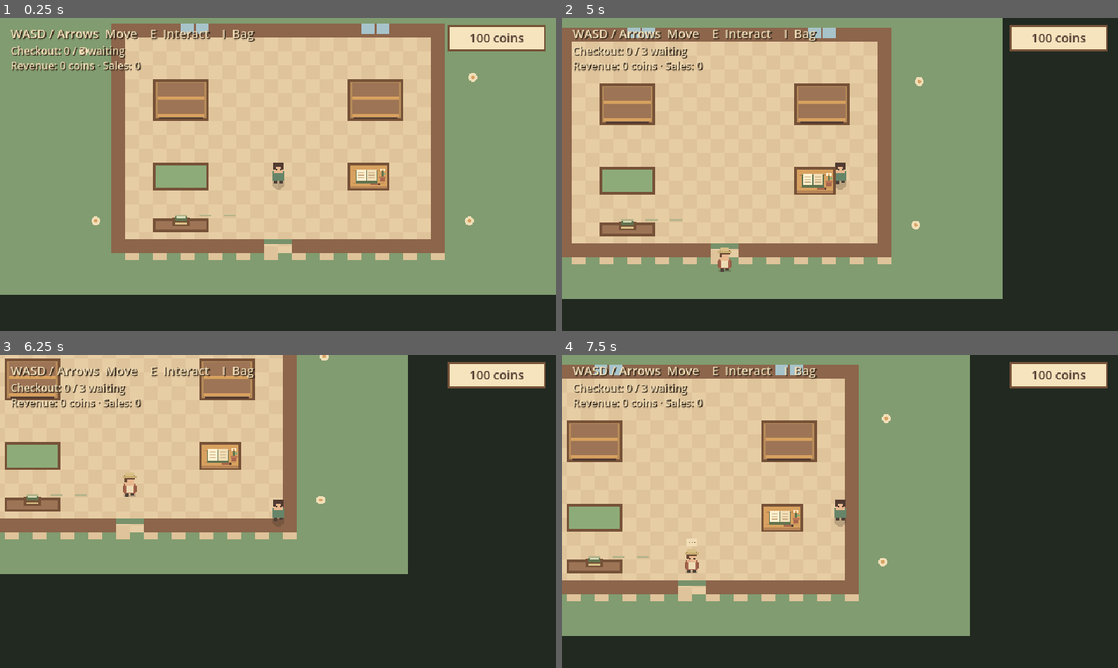
Above: before the commit, frames 1-4 (two rows, left to right).
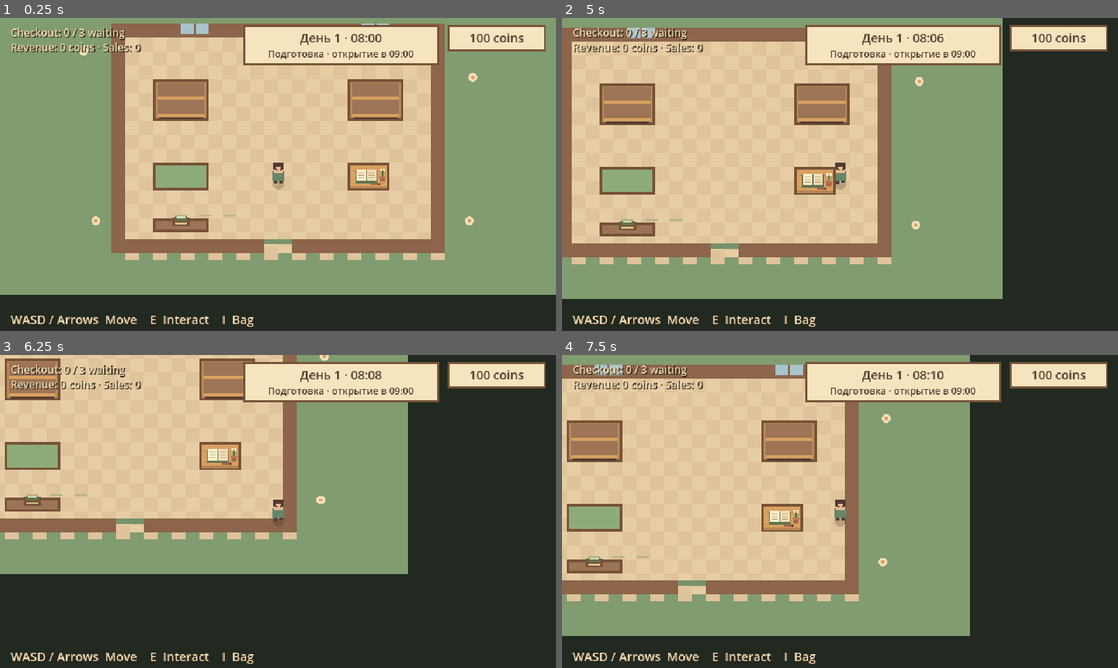
Above: after the commit, the same moments.

Repository: ksnarchive/little-village-shop
Game: Godot game, scene res://scenes/main.tscn
Same seed, same stepped clock (60 frames per second), same inputs: the game is played once before the commit and once after it.
Inputs (mouse positions are in pixels of both pictures, inside the frame that each line leads up to):
- Up to frame 1 (0.25 s): no input
- Up to frame 2 (5 s): tap Enter at 0.5 s; move the mouse to (962, 158) at 0.52 s; hold Right (ui_right) 0.53-1.28 s; hold E (interact) 0.53-1.28 s; click (962, 158) at 0.67 s; move the mouse to (728, 190) at 1.27 s; hold Down (ui_down) 1.28-2.03 s; tap G at 1.35, 2.85, 4.35 s; click (728, 190) at 1.42 s; move the mouse to (895, 105) at 2.02 s; hold Right (ui_right) 2.03-2.78 s; hold E (interact) 2.03-2.78 s; click (895, 105) at 2.17 s; move the mouse to (812, 237) at 2.77 s; hold Up (ui_up) 2.78-3.53 s; click (812, 237) at 2.92 s; move the mouse to (1006, 221) at 3.52 s; hold E (interact) 3.53-4.28 s; hold Left (ui_left) from 3.53 s (still down); click (1006, 221) at 3.67 s; tap I (inventory) at 4.15 s; move the mouse to (673, 127) at 4.27 s; click (673, 127) at 4.42 s; tap Escape (ui_cancel) at 4.9 s
- Up to frame 3 (6.25 s): move the mouse to (305, 511) at 5.02 s; release Left (ui_left) at 5.03 s; hold Down (ui_down) 5.03-5.78 s; hold E (interact) 5.03-5.78 s; click (305, 511) at 5.17 s; move the mouse to (194, 433) at 5.77 s; hold Right (ui_right) from 5.78 s (still down); tap G at 5.85 s; click (194, 433) at 5.92 s
- Up to frame 4 (7.5 s): move the mouse to (962, 495) at 6.52 s; release Right (ui_right) at 6.53 s; hold Up (ui_up) 6.53-7.28 s; hold E (interact) 6.53-7.28 s; click (962, 495) at 6.67 s; move the mouse to (728, 527) at 7.27 s; hold Right (ui_right) from 7.28 s (still down); tap G at 7.35 s; click (728, 527) at 7.42 s

The runs differ from the first frame. In frame 1, 6.5% of the frame differs, in the area x 1-79%, y 2-99%; in frame 2, 6.7%; in frame 3, 6.6%; in frame 4, 6.7%.

Commit message:
feat: add game clock, shop hours and persistent workday cycle

Diff:
--- /dev/null
+++ b/scenes/ui/day_report.tscn
@@ -0,0 +1,33 @@
+[gd_scene format=3]
+
+[node name="DayReport" type="VBoxContainer"]
+visible = false
+layout_mode = 2
+theme_override_constants/separation = 10
+
+[node name="Heading" type="Label" parent="."]
+layout_mode = 2
+theme_override_font_sizes/font_size = 22
+horizontal_alignment = 1
+text = "Тёплый вечер в лавке"
+
+[node name="Subtitle" type="Label" parent="."]
+layout_mode = 2
+horizontal_alignment = 1
+text = "Гости ушли домой. Можно отдохнуть."
+
+[node name="Totals" type="GridContainer" parent="."]
+layout_mode = 2
+columns = 2
+theme_override_constants/h_separation = 24
+theme_override_constants/v_separation = 6
+
+[node name="Footer" type="Label" parent="."]
+layout_mode = 2
+horizontal_alignment = 1
+theme_override_font_sizes/font_size = 12
+text = "Товары и монеты останутся в магазине."
+
+[node name="NextDay" type="Button" parent="."]
+layout_mode = 2
+text = "Следующий день"
--- a/scenes/ui/inventory_menu.tscn
+++ b/scenes/ui/inventory_menu.tscn
@@ -6,6 +6,8 @@
 [ext_resource type="PackedScene" path="res://scenes/ui/shelf_menu.tscn" id="3"]
 
 [ext_resource type="PackedScene" path="res://scenes/ui/checkout_menu.tscn" id="4"]
+
+[ext_resource type="PackedScene" path="res://scenes/ui/day_report.tscn" id="5"]
 
 [node name="InventoryUI" type="CanvasLayer"]
 script = ExtResource("1")
@@ -22,7 +24,7 @@
 [node name="Hint" type="Label" parent="Root"]
 unique_name_in_owner = true
 offset_left = 12.0
-offset_top = 8.0
+offset_top = 337.0
 theme_override_colors/font_color = Color(0.945, 0.871, 0.718, 1)
 theme_override_colors/font_shadow_color = Color(0.2, 0.15, 0.1, 1)
 theme_override_constants/shadow_offset_x = 1
@@ -32,7 +34,7 @@
 [node name="CheckoutStatus" type="Label" parent="Root"]
 unique_name_in_owner = true
 offset_left = 12.0
-offset_top = 29.0
+offset_top = 8.0
 theme_override_colors/font_color = Color(0.945, 0.871, 0.718, 1)
 theme_override_colors/font_shadow_color = Color(0.2, 0.15, 0.1, 1)
 theme_override_constants/shadow_offset_x = 1
@@ -44,7 +46,7 @@
 [node name="SalesStatus" type="Label" parent="Root"]
 unique_name_in_owner = true
 offset_left = 12.0
-offset_top = 46.0
+offset_top = 25.0
 theme_override_colors/font_color = Color(0.945, 0.871, 0.718, 1)
 theme_override_colors/font_shadow_color = Color(0.2, 0.15, 0.1, 1)
 theme_override_constants/shadow_offset_x = 1
@@ -97,6 +99,31 @@
 [node name="Balance" type="Label" parent="Root/BalanceCard"]
 unique_name_in_owner = true
 layout_mode = 2
+horizontal_alignment = 1
+
+[node name="ClockCard" type="PanelContainer" parent="Root"]
+unique_name_in_owner = true
+layout_mode = 0
+offset_left = 280.0
+offset_top = 8.0
+offset_right = 505.0
+mouse_filter = 2
+theme_type_variation = &"BalanceCard"
+
+[node name="Labels" type="VBoxContainer" parent="Root/ClockCard"]
+layout_mode = 2
+theme_override_constants/separation = 0
+mouse_filter = 2
+
+[node name="Clock" type="Label" parent="Root/ClockCard/Labels"]
+unique_name_in_owner = true
+layout_mode = 2
+horizontal_alignment = 1
+
+[node name="DayPhase" type="Label" parent="Root/ClockCard/Labels"]
+unique_name_in_owner = true
+layout_mode = 2
+theme_override_font_sizes/font_size = 11
 horizontal_alignment = 1
 
 [node name="Center" type="CenterContainer" parent="Root"]
@@ -159,3 +186,7 @@
 unique_name_in_owner = true
 layout_mode = 2
 text = "Close  [Esc / I]"
+
+[node name="DayReport" parent="Root/Center/Panel/Content" instance=ExtResource("5")]
+unique_name_in_owner = true
+layout_mode = 2
--- a/scripts/customer_flow.gd
+++ b/scripts/customer_flow.gd
@@ -7,6 +7,7 @@
 
 const MAX_CUSTOMERS: int = 3
 const ARRIVAL_INTERVAL: float = 7.0
+const RUSH_INTERVAL: float = 3.0
 const ENTRANCE := Vector2(320, 328)
 const FOYER := Vector2(320, 260)
 const AISLE := Vector2(320, 184)
@@ -18,6 +19,8 @@
 var active_customer: ShopCustomer
 var departing_customer: ShopCustomer
 var service_menu_open: bool = false
+var business_open: bool = true
+var arrival_interval: float = ARRIVAL_INTERVAL
 var economy: ShopEconomy
 var _serving: bool = false
 var catalog: ItemCatalog
@@ -48,7 +51,7 @@
 	queue_redraw()
 
 func _physics_process(delta: float) -> void:
-	if service_menu_open or checkout_busy() or not arrivals_enabled or catalog == null or is_instance_valid(active_customer):
+	if service_menu_open or checkout_busy() or not arrivals_enabled or not business_open or catalog == null or is_instance_valid(active_customer):
 		return
 	if waiting.size() >= MAX_CUSTOMERS:
 		return
@@ -57,7 +60,7 @@
 		spawn_customer()
 
 func spawn_customer() -> ShopCustomer:
-	if service_menu_open or checkout_busy() or catalog == null or is_instance_valid(active_customer) or waiting.size() >= MAX_CUSTOMERS:
+	if not business_open or service_menu_open or checkout_busy() or catalog == null or is_instance_valid(active_customer) or waiting.size() >= MAX_CUSTOMERS:
 		return null
 	var scene: PackedScene = load("res://scenes/characters/customer.tscn")
 	var customer: ShopCustomer = scene.instantiate()
@@ -68,6 +71,20 @@
 	active_customer = customer
 	customer.start_visit()
 	return customer
+
+func set_business_hours(is_open: bool, rush: bool) -> void:
+	business_open = is_open
+	arrival_interval = RUSH_INTERVAL if rush else ARRIVAL_INTERVAL
+	if is_open:
+		_arrival_time = minf(_arrival_time, arrival_interval)
+
+func reset_arrival_timer() -> void:
+	_arrival_time = 4.0
+
+func is_empty() -> bool:
+	# Include deferred queue_free nodes: reports wait until the last exit is gone.
+	return (not _serving and waiting.is_empty() and not is_instance_valid(active_customer)
+		and not is_instance_valid(departing_customer) and get_child_count() == 0)
 
 func route(from: Vector2, destination: Vector2) -> PackedVector2Array:
 	return _paths.get_point_path(_paths.get_closest_point(from), _paths.get_closest_point(destination))
@@ -87,7 +104,7 @@
 		return
 	waiting.append(customer)
 	active_customer = null
-	_arrival_time = ARRIVAL_INTERVAL
+	_arrival_time = arrival_interval
 	queue_changed.emit(waiting.size())
 	queue_redraw()
 
@@ -95,7 +112,7 @@
 	if customer != active_customer or customer.basket.total_units() != 0:
 		return
 	active_customer = null
-	_arrival_time = ARRIVAL_INTERVAL
+	_arrival_time = arrival_interval
 	customer.queue_free()
 	queue_changed.emit(waiting.size())
 
--- a/scripts/inventory_menu.gd
+++ b/scripts/inventory_menu.gd
@@ -4,8 +4,15 @@
 
 signal menu_visibility_changed(is_open: bool)
 
-enum View { CLOSED, BAG, STORAGE, SUPPLIER, SHELF, CHECKOUT }
+enum View { CLOSED, BAG, STORAGE, SUPPLIER, SHELF, CHECKOUT, DAY_END }
 var view: View = View.CLOSED
+var _day: ShopDay
+@onready var clock_card: PanelContainer = %ClockCard
+@onready var clock_label: Label = %Clock
+@onready var phase_label: Label = %DayPhase
+@onready var day_report: VBoxContainer = %DayReport
+@onready var next_day_button: Button = %DayReport/NextDay
+
 var _bag: Inventory
 var _storage: Inventory
 var _rows: Dictionary = {}
@@ -67,6 +74,44 @@
 	_storage.changed.connect(_refresh)
 	_refresh()
 
+func configure_day(day: ShopDay) -> void:
+	_day = day
+	day.clock_changed.connect(_update_clock)
+	day.day_finished.connect(show_day_report)
+	day.day_started.connect(_dismiss_day_report)
+	next_day_button.pressed.connect(day.start_next_day)
+	_update_clock()
+
+func _update_clock() -> void:
+	clock_label.text = "День %d · %s" % [_day.day_number, _day.time_text()]
+	phase_label.text = _day.phase_text()
+
+func show_day_report(report: Dictionary) -> void:
+	# Close any service panel before locking the modal to the finished report.
+	close_menu()
+	var totals: GridContainer = day_report.get_node("Totals")
+	for child in totals.get_children():
+		totals.remove_child(child)
+		child.queue_free()
+	var names := ["Завершённый день", "Обслужено покупателей", "Выручка", "Закупки", "Прибыль", "Баланс магазина"]
+	var keys := ["day", "customers", "revenue", "expenses", "profit", "balance"]
+	for index in range(keys.size()):
+		var label := Label.new()
+		label.text = names[index]
+		label.size_flags_horizontal = Control.SIZE_EXPAND_FILL
+		totals.add_child(label)
+		var value := Label.new()
+		value.text = str(report[keys[index]]) + (" монет" if index >= 2 else "")
+		value.horizontal_alignment = HORIZONTAL_ALIGNMENT_RIGHT
+		totals.add_child(value)
+	_open(View.DAY_END)
+	next_day_button.grab_focus()
+
+func _dismiss_day_report() -> void:
+	# Only ShopDay.day_started can dismiss the report; Esc/I cannot skip it.
+	view = View.BAG
+	close_menu()
+
 func configure_supplier(catalog: ItemCatalog, storage: Inventory, economy: ShopEconomy) -> void:
 	supplier_menu.configure(catalog, storage, economy)
 	economy.balance_changed.connect(_update_balance)
@@ -82,6 +127,8 @@
 	_update_sales(economy.revenue, economy.completed_sales)
 
 func open_checkout() -> void:
+	if view == View.DAY_END:
+		return
 	checkout_menu.open_checkout()
 	_open(View.CHECKOUT)
 
@@ -95,20 +142,30 @@
 	effect.position = panel.position + Vector2(panel.size.x - 40, 84)
 
 func open_shelf(shelf: ShopShelf) -> void:
+	if view == View.DAY_END:
+		return
 	shelf_menu.open_shelf(shelf)
 	_open(View.SHELF)
 
 func open_storage() -> void:
+	if view == View.DAY_END:
+		return
 	_open(View.STORAGE)
 
 func open_inventory() -> void:
+	if view == View.DAY_END:
+		return
 	_open(View.BAG)
 
 func open_supplier() -> void:
+	if view == View.DAY_END:
+		return
 	supplier_menu.reset_order()
 	_open(View.SUPPLIER)
 
 func _open(next_view: View) -> void:
+	if view == View.DAY_END:
+		return
 	view = next_view
 	checkout_label.hide()
 	sales_label.hide()
@@ -116,7 +173,10 @@
 	shelf_menu.visible = view == View.SHELF
 	supplier_menu.visible = view == View.SUPPLIER
 	checkout_menu.visible = view == View.CHECKOUT
-	var has_shade := view in [View.SUPPLIER, View.SHELF, View.CHECKOUT]
+	day_report.visible = view == View.DAY_END
+	close_button.visible = view != View.DAY_END
+	clock_card.visible = view != View.DAY_END
+	var has_shade := view in [View.SUPPLIER, View.SHELF, View.CHECKOUT, View.DAY_END]
 	supplier_shade.visible = has_shade
 	balance_card.visible = not has_shade
 	controls_hint.visible = not has_shade
@@ -130,13 +190,16 @@
 	set_prompt(_prompt_text)
 
 func close_menu() -> void:
-	if view == View.CLOSED:
+	if view in [View.CLOSED, View.DAY_END]:
 		return
 	view = View.CLOSED
 	checkout_label.show()
 	sales_label.show()
 	shelf_menu.release_shelf()
 	panel.hide()
+	day_report.hide()
+	close_button.show()
+	clock_card.show()
 	supplier_shade.hide()
 	balance_card.show()
 	controls_hint.show()
--- a/scripts/shop.gd
+++ b/scripts/shop.gd
@@ -11,6 +11,7 @@
 const CATALOG: ItemCatalog = preload("res://data/item_catalog.tres")
 var player_inventory: Inventory
 var economy: ShopEconomy
+var day: ShopDay
 @onready var player: Shopkeeper = $Player
 @onready var interactions: InteractionController = $Player/InteractionController
 @onready var storage: ShopStorage = $Storage
@@ -46,6 +47,10 @@
     order_desk.interacted.connect(_on_order_desk_interacted)
     interactions.target_changed.connect(_on_target_changed)
     inventory_ui.menu_visibility_changed.connect(_on_menu_visibility_changed)
+    day = ShopDay.new()
+    add_child(day)
+    day.configure(customers, economy)
+    inventory_ui.configure_day(day)
     queue_redraw()
 
 func _on_checkout_interacted(actor: Node2D) -> void:
@@ -68,6 +73,8 @@
     inventory_ui.set_prompt(target.prompt if target != null else "")
 
 func _on_menu_visibility_changed(is_open: bool) -> void:
+    if day != null:
+        day.paused = is_open
     player.controls_enabled = not is_open
     interactions.enabled = not is_open
     # Checkout lets the active visit, paid departure and queue advance finish. Other menus
--- /dev/null
+++ b/scripts/shop_day.gd
@@ -0,0 +1,96 @@
+class_name ShopDay
+extends Node
+## In-memory workday clock. 1.5 game minutes/second = 6m40s plus menus/closing.
+
+signal clock_changed
+signal day_finished(report: Dictionary)
+signal day_started
+
+enum Phase { PREPARATION, OPEN, RUSH, AFTERNOON, CLOSING, SUMMARY }
+const START_MINUTE := 8 * 60
+const CLOSE_MINUTE := 18 * 60
+const MINUTES_PER_SECOND := 1.5
+
+var day_number: int = 1
+var minute: float = START_MINUTE
+var phase: Phase = Phase.PREPARATION
+var paused: bool = false
+var _flow: CustomerFlow
+var _economy: ShopEconomy
+var _report: Dictionary = {}
+var _transitioning: bool = false
+
+func configure(flow: CustomerFlow, economy: ShopEconomy) -> void:
+	_flow = flow
+	_economy = economy
+	_apply_phase()
+
+func _physics_process(delta: float) -> void:
+	advance_time(delta)
+
+func advance_time(seconds: float) -> void:
+	if _transitioning or seconds < 0.0 or not is_finite(seconds) or _flow == null:
+		return
+	if not paused and phase < Phase.CLOSING:
+		var target := minf(CLOSE_MINUTE, minute + seconds * MINUTES_PER_SECOND)
+		# Emit every crossed boundary in order, even after a long frame.
+		for boundary in [540, 720, 840, 1080]:
+			if minute < boundary and target >= boundary:
+				minute = boundary
+				_apply_phase()
+		minute = target
+		clock_changed.emit()
+	if phase == Phase.CLOSING and _flow.is_empty():
+		_finish_day()
+
+func _apply_phase() -> void:
+	if minute < 540:
+		phase = Phase.PREPARATION
+	elif minute < 720:
+		phase = Phase.OPEN
+	elif minute < 840:
+		phase = Phase.RUSH
+	elif minute < CLOSE_MINUTE:
+		phase = Phase.AFTERNOON
+	else:
+		phase = Phase.CLOSING
+	_flow.set_business_hours(phase in [Phase.OPEN, Phase.RUSH, Phase.AFTERNOON], phase == Phase.RUSH)
+	clock_changed.emit()
+
+func time_text() -> String:
+	var whole := int(minute)
+	@warning_ignore("integer_division")
+	return "%02d:%02d" % [whole / 60, whole % 60]
+
+func phase_text() -> String:
+	return ["Подготовка · открытие в 09:00", "Открыто · до 18:00", "Обеденный час · больше гостей",
+		"Открыто · до 18:00", "Закрыто · ждём гостей у кассы", "Рабочий день завершён"][phase]
+
+func report() -> Dictionary:
+	return _report.duplicate(true)
+
+func _finish_day() -> void:
+	_transitioning = true
+	phase = Phase.SUMMARY
+	_economy.transactions_enabled = false
+	_report = {"day": day_number, "customers": _economy.day_sales,
+		"revenue": _economy.day_revenue, "expenses": _economy.day_expenses,
+		"profit": _economy.day_revenue - _economy.day_expenses, "balance": _economy.balance}
+	clock_changed.emit()
+	day_finished.emit(report())
+	_transitioning = false
+
+func start_next_day() -> bool:
+	if phase != Phase.SUMMARY or _transitioning or not _flow.is_empty():
+		return false
+	_transitioning = true
+	day_number += 1
+	minute = START_MINUTE
+	_report.clear()
+	_economy.reset_day_totals()
+	_economy.transactions_enabled = true
+	_flow.reset_arrival_timer()
+	_apply_phase()
+	day_started.emit()
+	_transitioning = false
+	return true
--- a/scripts/shop_economy.gd
+++ b/scripts/shop_economy.gd
@@ -21,6 +21,13 @@
 	get:
 		return _completed_sales
 
+# Daily values commit before inventory/balance notifications, like session totals.
+var day_revenue: int = 0
+var day_sales: int = 0
+var day_expenses: int = 0
+var transactions_enabled: bool = true
+var _buying: bool = false
+
 var _revenue: int = 0
 var _completed_sales: int = 0
 var _selling: bool = false
@@ -32,6 +39,11 @@
 	_catalog = catalog
 	_storage = storage
 
+func reset_day_totals() -> void:
+	day_revenue = 0
+	day_sales = 0
+	day_expenses = 0
+
 func order_cost(item: ItemData, amount: int) -> int:
 	if item.purchase_price < 0 or amount < 1:
 		return -1
@@ -41,33 +53,41 @@
 	return item.purchase_price * amount
 
 func buy(item_id: StringName, amount: int) -> PurchaseResult:
+	if not transactions_enabled or _buying or _selling:
+		return PurchaseResult.INVALID_QUANTITY
 	var item := _catalog.find(item_id)
 	if item == null or item.purchase_price < 0:
 		return PurchaseResult.INVALID_PRODUCT
 	if amount < 1:
 		return PurchaseResult.INVALID_QUANTITY
 	var cost := order_cost(item, amount)
-	if cost < 0 or cost > _balance:
+	if cost < 0 or cost > _balance or cost > MAX_COINS - day_expenses:
 		return PurchaseResult.INSUFFICIENT_FUNDS
 
 	# Inventory.add validates storage limits and notifies observers synchronously.
 	# Set the balance first so those observers see the completed purchase.
+	_buying = true
 	_balance -= cost
+	day_expenses += cost
 	if not _storage.add(item_id, amount):
 		_balance += cost
+		day_expenses -= cost
+		_buying = false
 		return PurchaseResult.INSUFFICIENT_SPACE
 	if cost > 0:
 		balance_changed.emit(_balance)
+	_buying = false
 	return PurchaseResult.SUCCESS
 
 func can_sell(basket: Inventory, item_id: StringName) -> bool:
 	var item := _catalog.find(item_id)
-	return (not _selling and basket != null and item != null
+	return (transactions_enabled and not _buying and not _selling and basket != null and item != null
 		and basket._catalog.find(item_id) == item and basket.total_units() == 1
 		and basket.can_remove(item_id, 1) and item.selling_price >= 0
 		and item.selling_price <= MAX_COINS - _balance
 		and item.selling_price <= MAX_COINS - _revenue
-		and _completed_sales < MAX_COINS)
+		and _completed_sales < MAX_COINS and day_sales < MAX_COINS
+		and item.selling_price <= MAX_COINS - day_revenue)
 
 func sell(basket: Inventory, item_id: StringName) -> bool:
 	if not can_sell(basket, item_id):
@@ -80,6 +100,8 @@
 	_balance += price
 	_revenue += price
 	_completed_sales += 1
+	day_revenue += price
+	day_sales += 1
 	basket.changed.emit()
 	if price > 0:
 		balance_changed.emit(_balance)
Not shown: 1 places in scenes/ui/inventory_menu.tscn that only renumber resources
